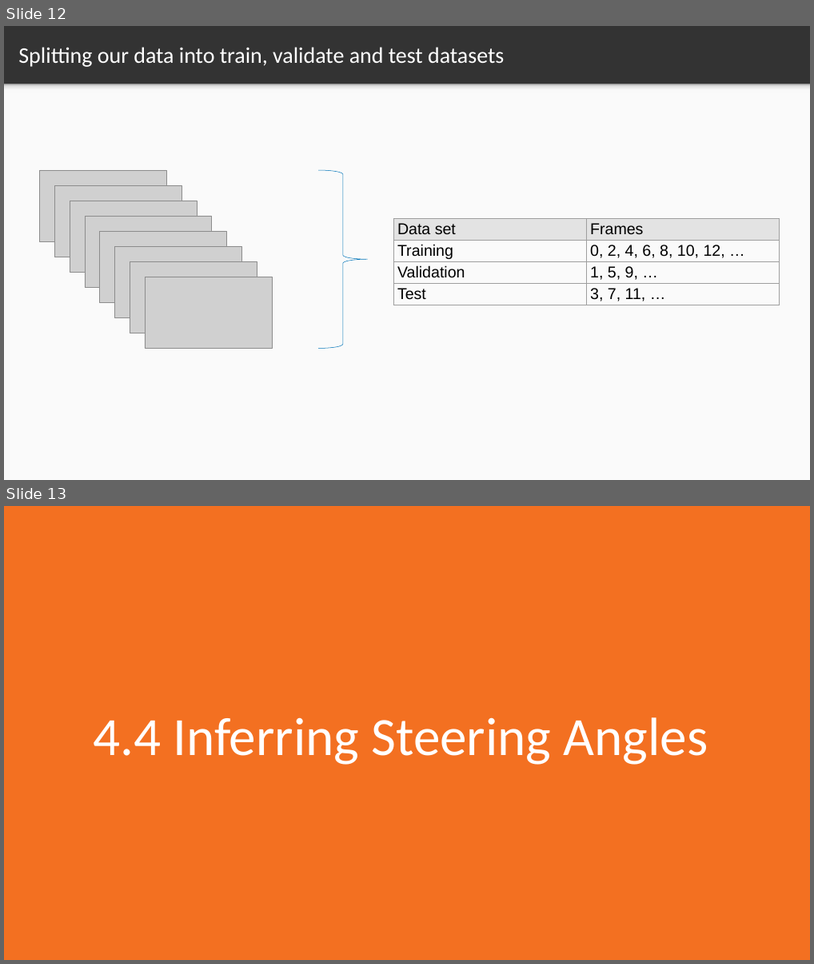
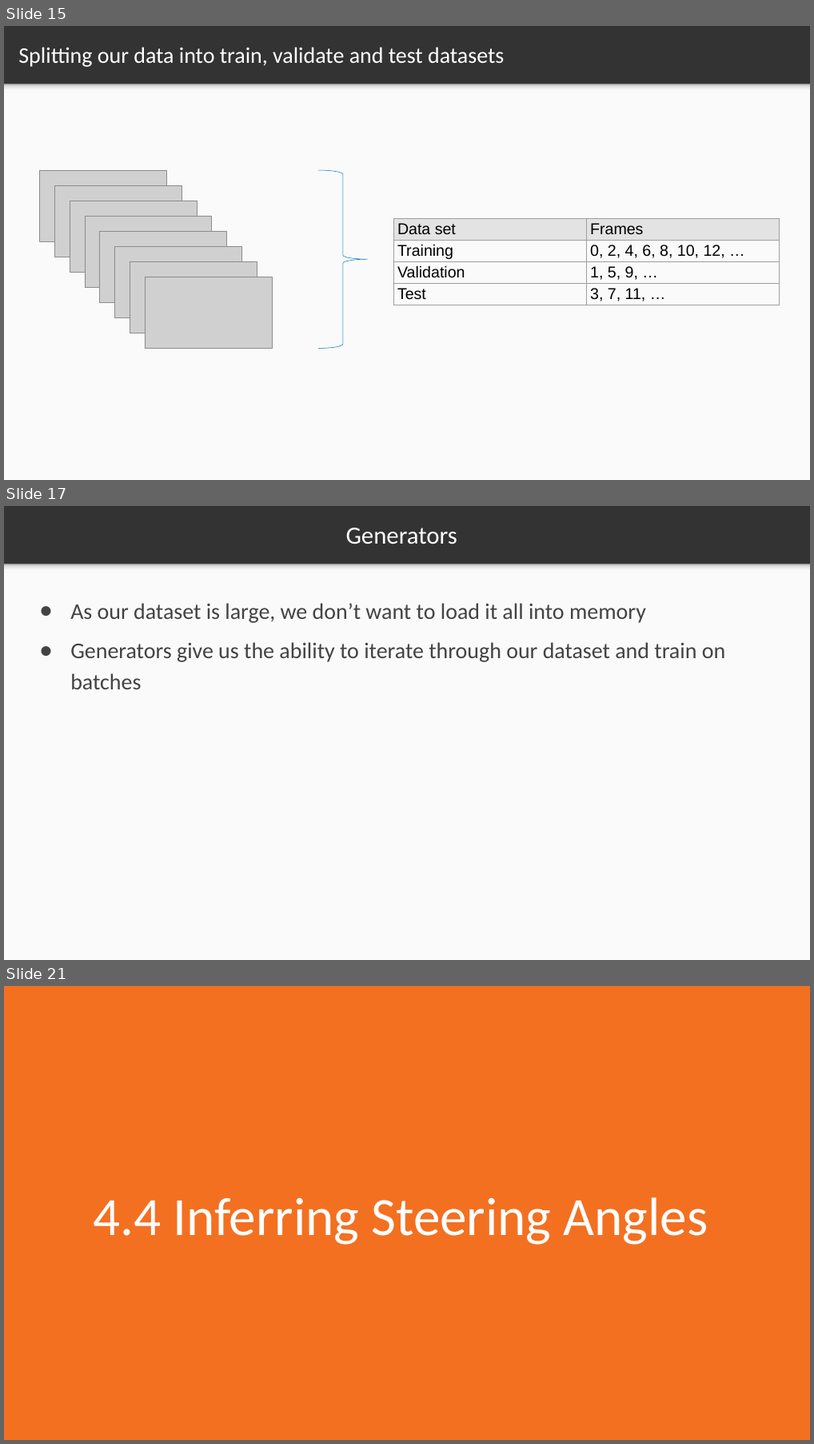
Before and after one commit to markstrefford/1.-Learning-Python-AI-by-Example, a slide deck: 4. Predicting the steering angle of a car/Slides/4.1.pptx. Shown one above the other, each under a label of ours: slides 12 and 13 before the commit, slides 15, 17 and 21 after it; the slides between them are not shown. The pictures are 814x964 and 814x1444 pixels, drawn with LibreOffice and Linux fonts; fonts in the diff are those of the drawing; grey boxes stand for pictures. Boxes give left, top, right and bottom in pixels: in the first picture for what was removed or moved away, otherwise in the second. Text is boxed around its words. In the diff, an @@ line names an element or a change of style, - is before the commit and + after.

```diff
--- a/4. Predicting the steering angle of a car/Slides/4.1.pptx
+++ b/4. Predicting the steering angle of a car/Slides/4.1.pptx
@@ slide 17 added at box(4, 506, 810, 960), background #333333; not listed: 2 template elements that a slide beside it also shows @@
@@ title added at box(346, 528, 458, 544), 44 pt, text #FFFFFF @@
+Generators
@@ text added at box(70, 603, 726, 689), 40 pt, text #434343 @@
+● As our dataset is large, we don’t want to load it all into memory
+● Generators give us the ability to iterate through our dataset and train on batches
@@ what was slide 12 is now slide 15 @@
@@ what was slide 13 is now slide 21 @@
```
Also in this commit, not shown: 3 slides changed, 7 other slides added.
